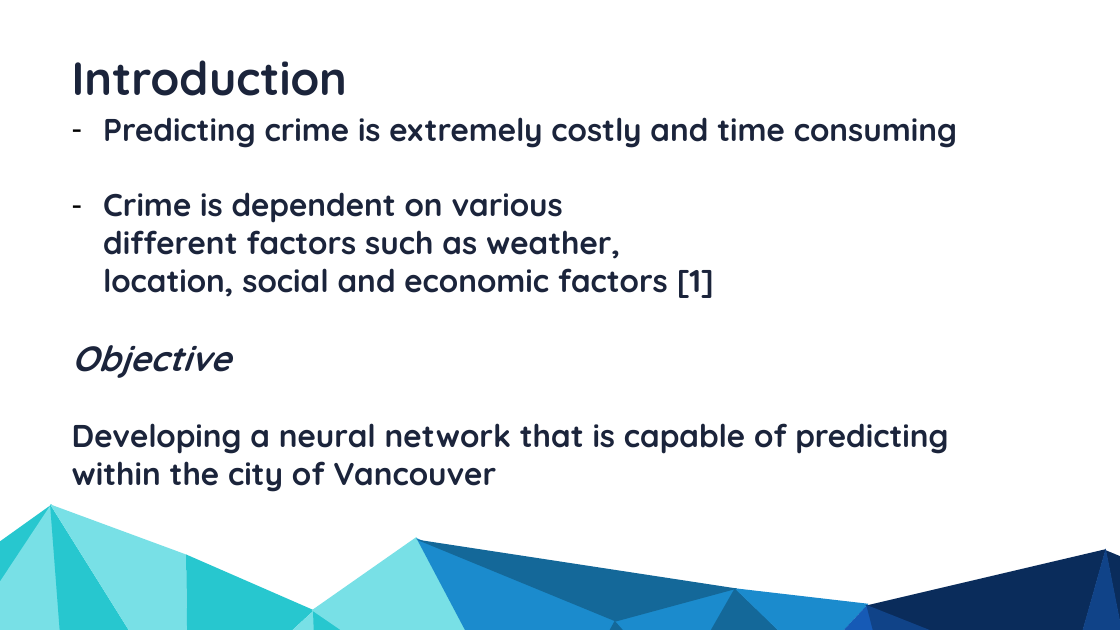
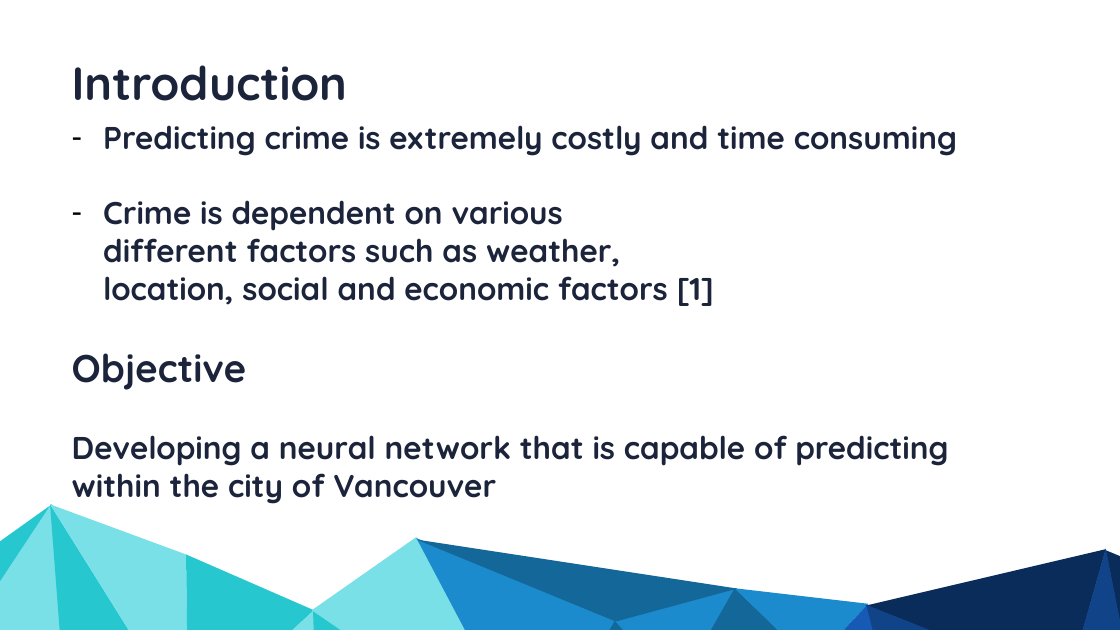
Before and after one commit to NasirKhalid24/Vancouver-Crime-Prediction, a slide deck: slide 3 of Final Presentation.pptx. Drawn at 1120x630 pixels with LibreOffice and Linux fonts; fonts in the diff are those of the drawing. Boxes give left, top, right and bottom in pixels: in the first picture for what was removed or moved away, otherwise in the second. Text is boxed around its words. In the diff, an @@ line names an element or a change of style, - is before the commit and + after.

Commit message:
➕ Added new slides

```diff
--- a/Final Presentation.pptx
+++ b/Final Presentation.pptx
@@ text "Introduction": place and size @@
-text "Introduction" at (72, 60, 347, 96)
+text "Introduction" at (72, 65, 347, 101)
@@ text "Predicting crime is extremely costly ...": place and size @@
-text "Predicting crime is extremely costly ..." at (72, 117, 957, 492)
+text "Predicting crime is extremely costly ..." at (72, 125, 957, 504)
@@ text at (72, 353, 247, 390): size 60 to 66 pt, italic off in "Objective" @@
```
Also in this commit, not shown: 14 slides removed.
